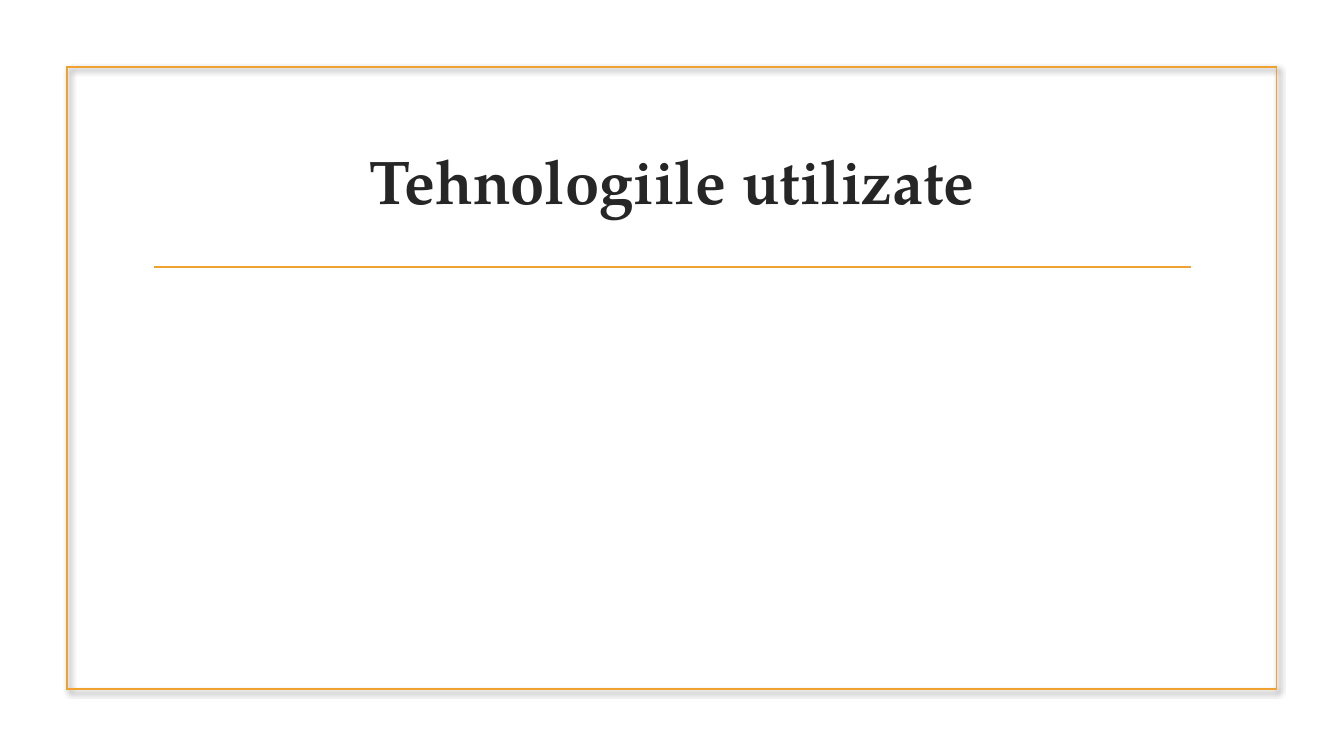
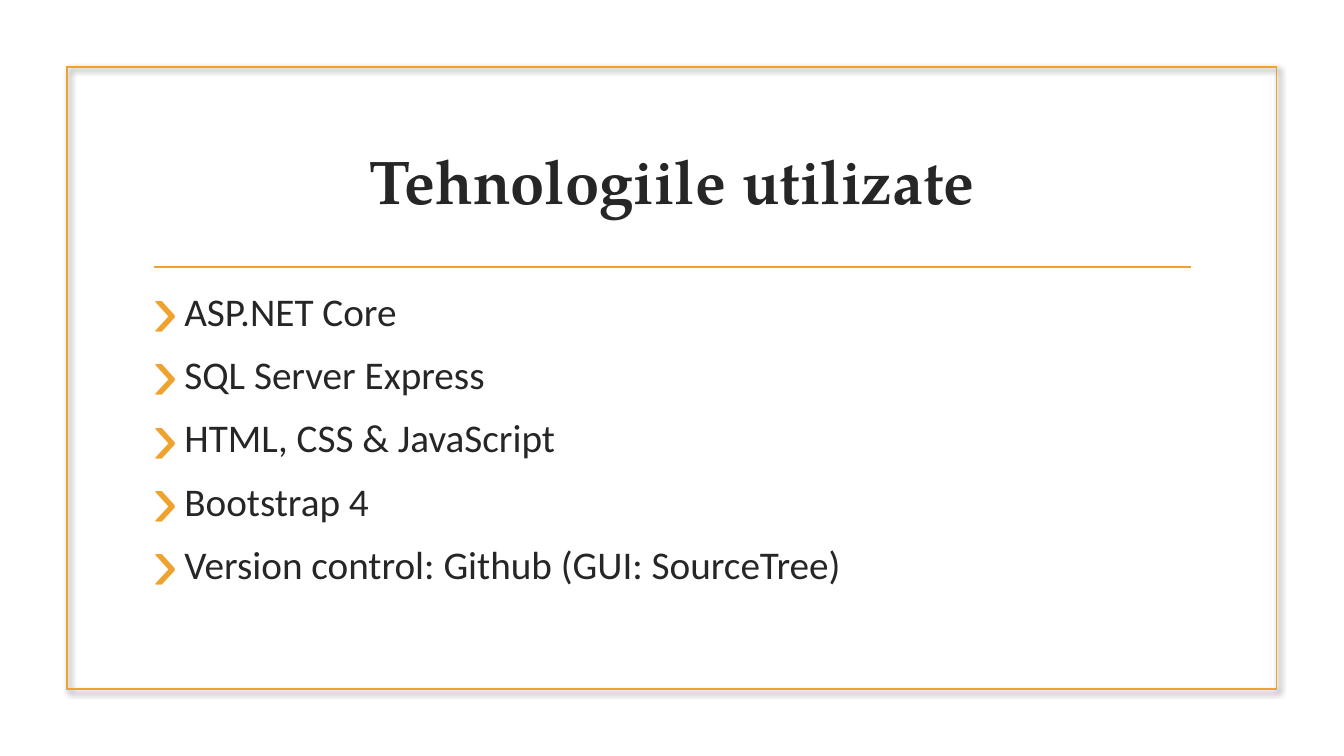
Before and after one commit to Scyree/BachelorThesis, a slide deck: slide 9 of Licenta2018CorfuAlexandru/ExploreBooks.pptx (slide 5 before the commit). Drawn at 1344x756 pixels with LibreOffice and Linux fonts; fonts in the diff are those of the drawing; background and template pictures are left out. Boxes give left, top, right and bottom in pixels: in the first picture for what was removed or moved away, otherwise in the second. Text is boxed around its words. In the diff, an @@ line names an element or a change of style, - is before the commit and + after.

```diff
--- a/Licenta2018CorfuAlexandru/ExploreBooks.pptx
+++ b/Licenta2018CorfuAlexandru/ExploreBooks.pptx
@@ text added at (184, 300, 841, 585), 28 pt, text #262626 @@
+› ASP.NET Core
+› SQL Server Express
+› HTML, CSS & JavaScript
+› Bootstrap 4
+› Version control: Github (GUI: SourceTree)
```
Also in this commit, not shown: 4 other slides changed, 5 slides added, 2 slides removed.
